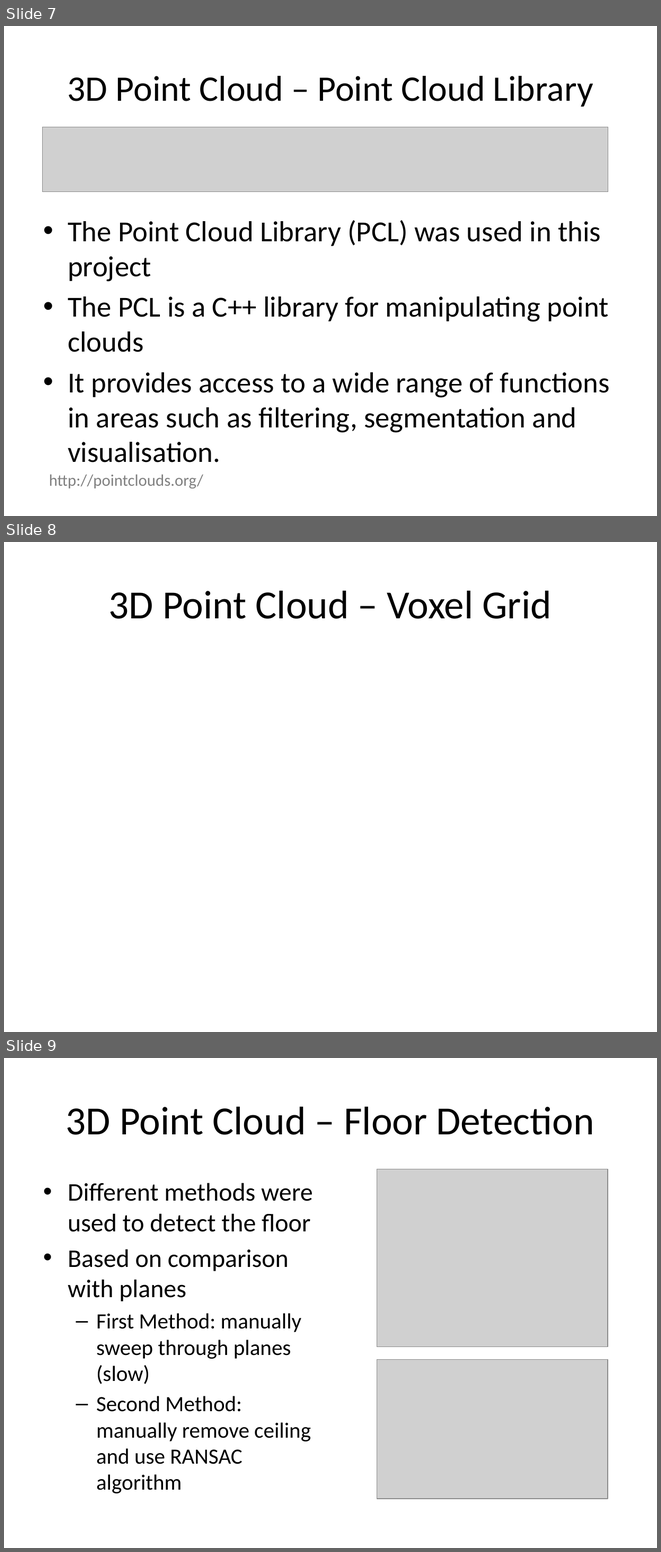
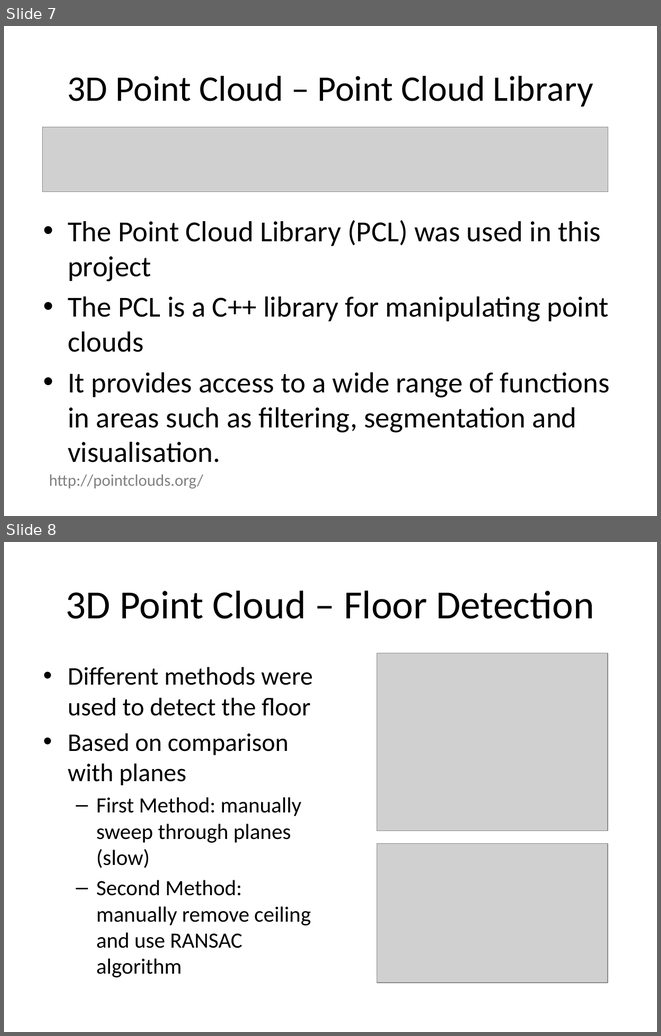
Before and after one commit to michaelwh/kinect-wheelchair, a slide deck: Autonomous Wheelchair using Structured Light.pptx. Shown one above the other, each under a label of ours: slides 7, 8 and 9 before the commit, slides 7 and 8 after it. The pictures are 661x1552 and 661x1036 pixels, drawn with LibreOffice and Linux fonts; fonts in the diff are those of the drawing; grey boxes stand for pictures. Boxes give left, top, right and bottom in pixels: in the first picture for what was removed or moved away, otherwise in the second. Text is boxed around its words. In the diff, an @@ line names an element or a change of style, - is before the commit and + after.

```diff
--- a/Autonomous Wheelchair using Structured Light.pptx
+++ b/Autonomous Wheelchair using Structured Light.pptx
@@ slide 8 removed at (x1=4, y1=542, x2=657, y2=1032), background #FFFFFF @@
@@ title removed at (x1=109, y1=590, x2=551, y2=619) @@
-3D Point Cloud – Voxel Grid
@@ what was slide 9 is now slide 8 @@
```
Also in this commit, not shown: 1 slide changed, 1 slide added.
